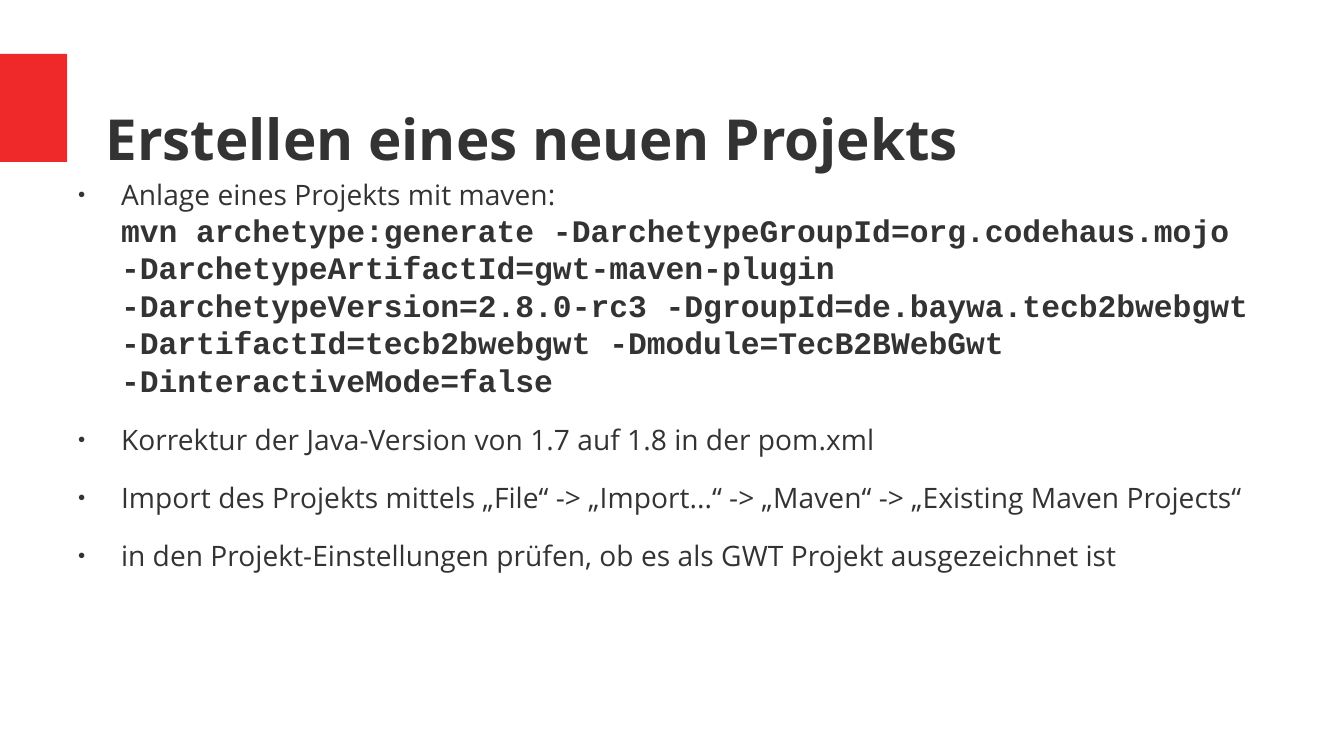
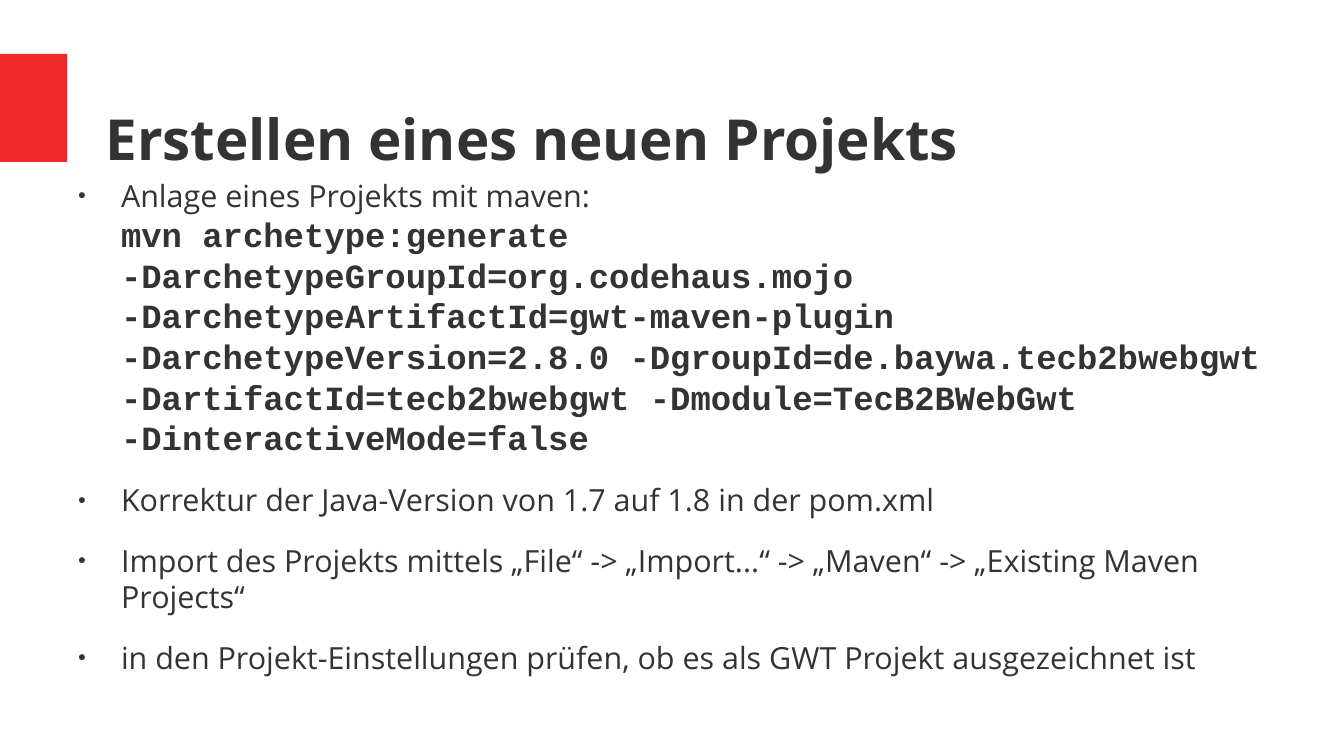
Before and after one commit to ManfredTremmel/gwtp-training, a slide deck: slide 11 of GWT-GWTP-Training_de.odp. Drawn at 1344x756 pixels with LibreOffice and Linux fonts; fonts in the diff are those of the drawing. Boxes give left, top, right and bottom in pixels: in the first picture for what was removed or moved away, otherwise in the second. Text is boxed around its words. In the diff, an @@ line names an element or a change of style, - is before the commit and + after.

```diff
--- a/GWT-GWTP-Training_de.odp
+++ b/GWT-GWTP-Training_de.odp
@@ text at (121, 184, 1261, 451): text changed; size 18.5 to 20 pt @@
-● Anlage eines Projekts mit maven:
-  mvn archetype:generate -DarchetypeGroupId=org.codehaus.mojo -DarchetypeArtifactId=gwt-maven-plugin -DarchetypeVersion=2.8.0-rc3 -DgroupId=de.baywa.tecb2bwebgwt -DartifactId=tecb2bwebgwt -Dmodule=TecB2BWebGwt -DinteractiveMode=false
+● Anlage eines Projekts mit maven:
+  mvn archetype:generate -DarchetypeGroupId=org.codehaus.mojo -DarchetypeArtifactId=gwt-maven-plugin -DarchetypeVersion=2.8.0 -DgroupId=de.baywa.tecb2bwebgwt -DartifactId=tecb2bwebgwt -Dmodule=TecB2BWebGwt -DinteractiveMode=false
@@ text at (121, 487, 1198, 676): size 16.6 to 18 pt in "Korrektur der Java-Version von 1.7 auf 1.8 ...", "Import des Projekts mittels „File“ -> „Import...“ ...", "in den Projekt-Einstellungen prüfen, ob es als ..." @@
```
Also in this commit, not shown: 2 other slides changed, 1 other file.
